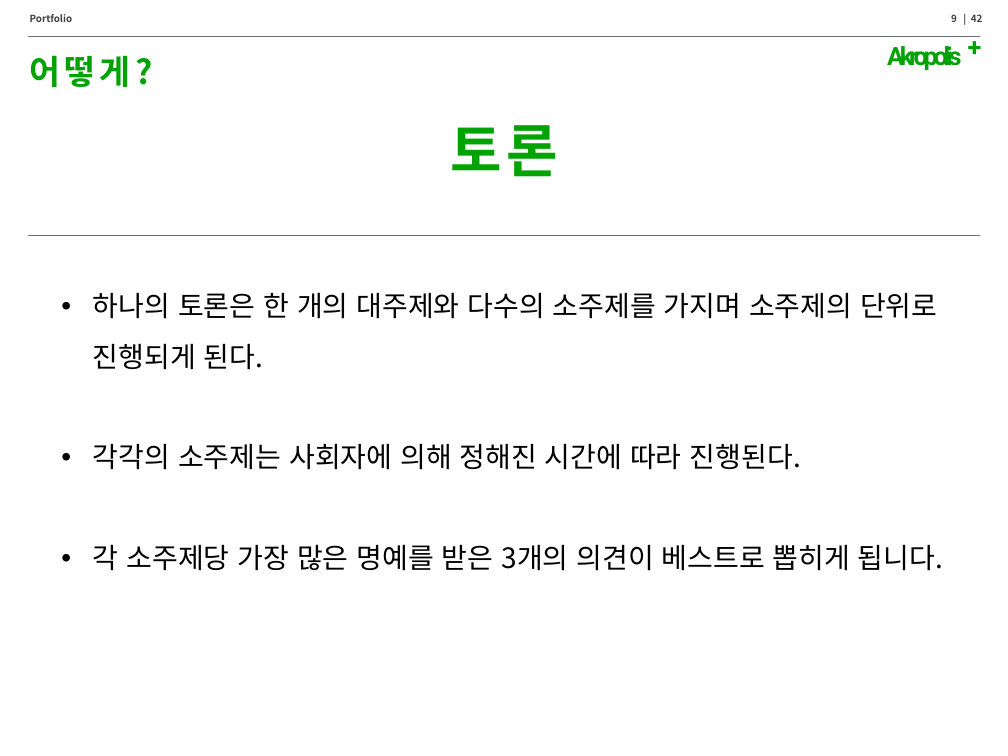
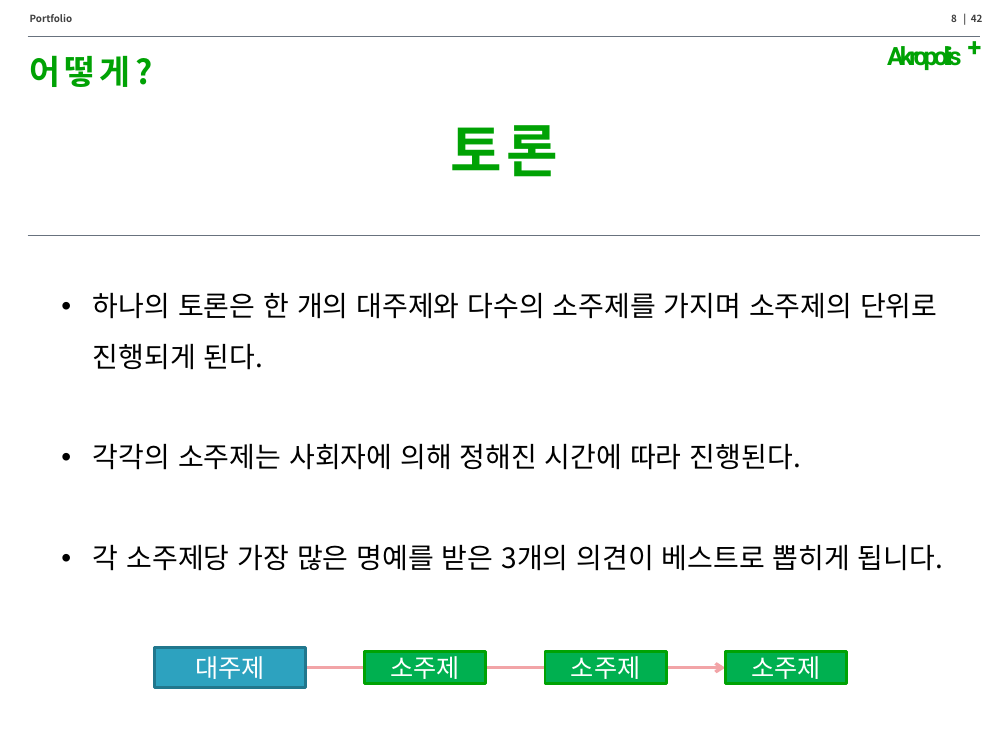
Before and after one commit to Song-InSeok/Akropolis, a slide deck: slide 8 of document/Mid_Presentation_templet.pptx (slide 9 before the commit). Drawn at 1008x756 pixels with LibreOffice and Linux fonts; fonts in the diff are those of the drawing. Boxes give left, top, right and bottom in pixels: in the first picture for what was removed or moved away, otherwise in the second. Text is boxed around its words. In the diff, an @@ line names an element or a change of style, - is before the commit and + after.

```diff
--- a/document/Mid_Presentation_templet.pptx
+++ b/document/Mid_Presentation_templet.pptx
@@ rectangle added at (155, 648, 306, 687), fill #2DA2BF, outline #21788D 2 pt, 18 pt, text #FFFFFF @@
+대주제
@@ rectangle added at (365, 652, 486, 683), fill #00B050, outline #00A204 2 pt, 18 pt, text #FFFFFF @@
+소주제
@@ rectangle added at (545, 652, 666, 683), fill #00B050, outline #00A204 2 pt, 18 pt, text #FFFFFF @@
+소주제
@@ rectangle added at (726, 652, 847, 683), fill #00B050, outline #00A204 2 pt, 18 pt, text #FFFFFF @@
+소주제
@@ arrow added from (305, 667) to (726, 667), #F2A4A7 2.25 pt @@
```
Also in this commit, not shown: 5 other slides changed, 1 slide added, 6 slides removed.
